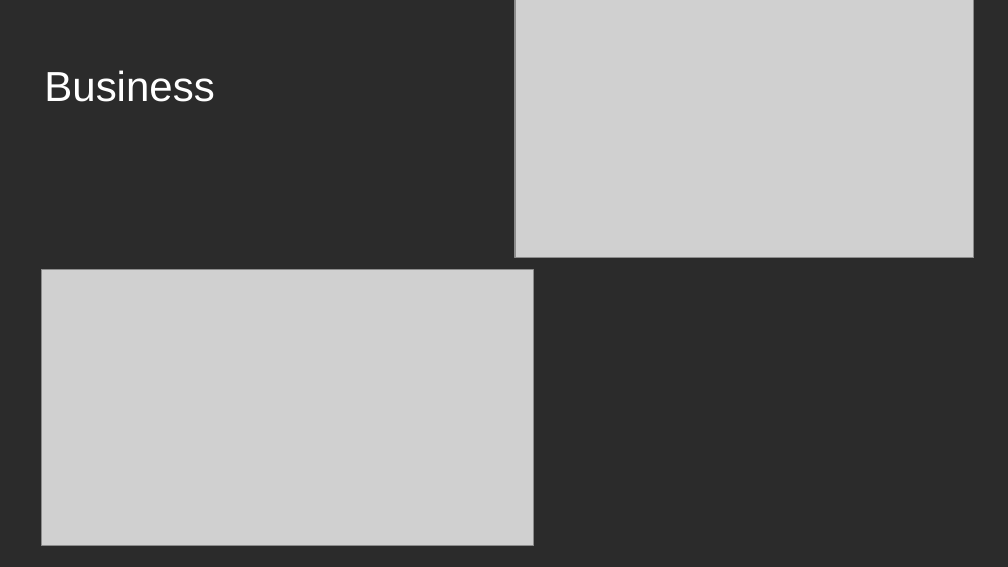
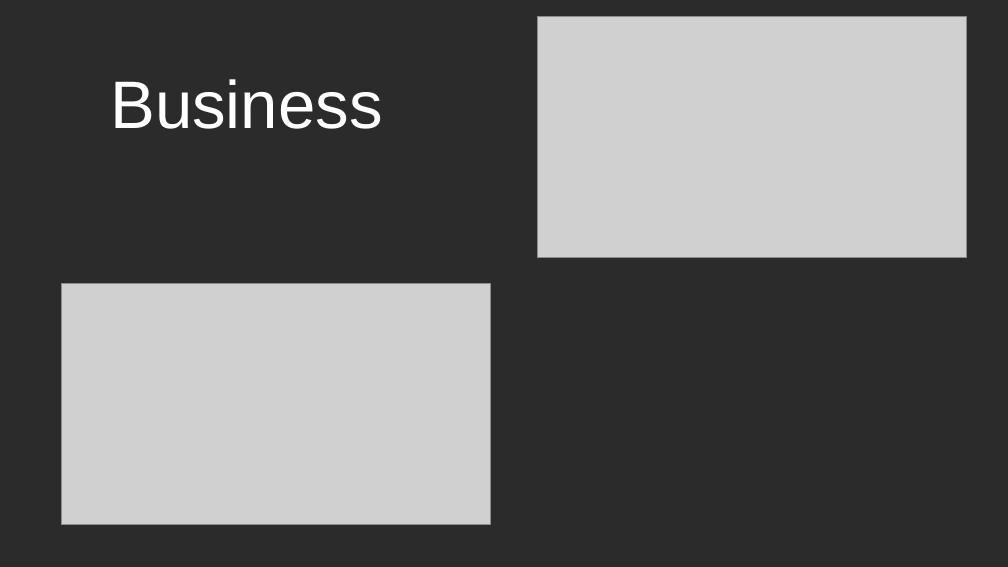
Before and after one commit to rodermaximus/TorreVieja2019, a slide deck: slide 5 of T-Hub.pptx (slide 4 before the commit). Drawn at 1008x567 pixels with LibreOffice and Linux fonts; fonts in the diff are those of the drawing; grey boxes stand for pictures; background and template pictures are left out; a plain dark background stands for a picture behind light text. Boxes give left, top, right and bottom in pixels: in the first picture for what was removed or moved away, otherwise in the second. Text is boxed around its words. In the diff, an @@ line names an element or a change of style, - is before the commit and + after.

```diff
--- a/T-Hub.pptx
+++ b/T-Hub.pptx
@@ picture: place and size @@
-picture at (515,0,974,258)
+picture at (537,16,966,257)
@@ title "Business": place and size @@
-title "Business" at (44,70,214,102)
+title "Business" at (110,79,383,129)
@@ title "Business" at (110,79,383,129): size 30 to 48 pt @@
@@ picture: place and size @@
-picture at (42,269,534,545)
+picture at (61,283,490,524)
```
Also in this commit, not shown: 1 other slide changed, 2 slides added, 1 slide removed, 6 other files.
